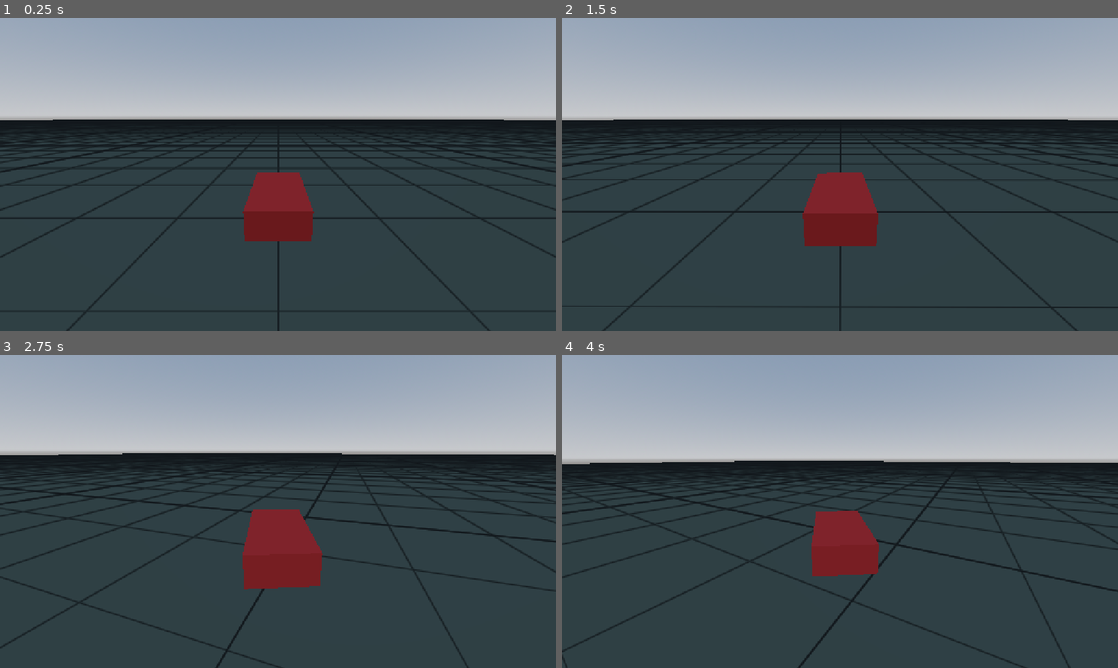
Above: before the commit, frames 1-4 (two rows, left to right).
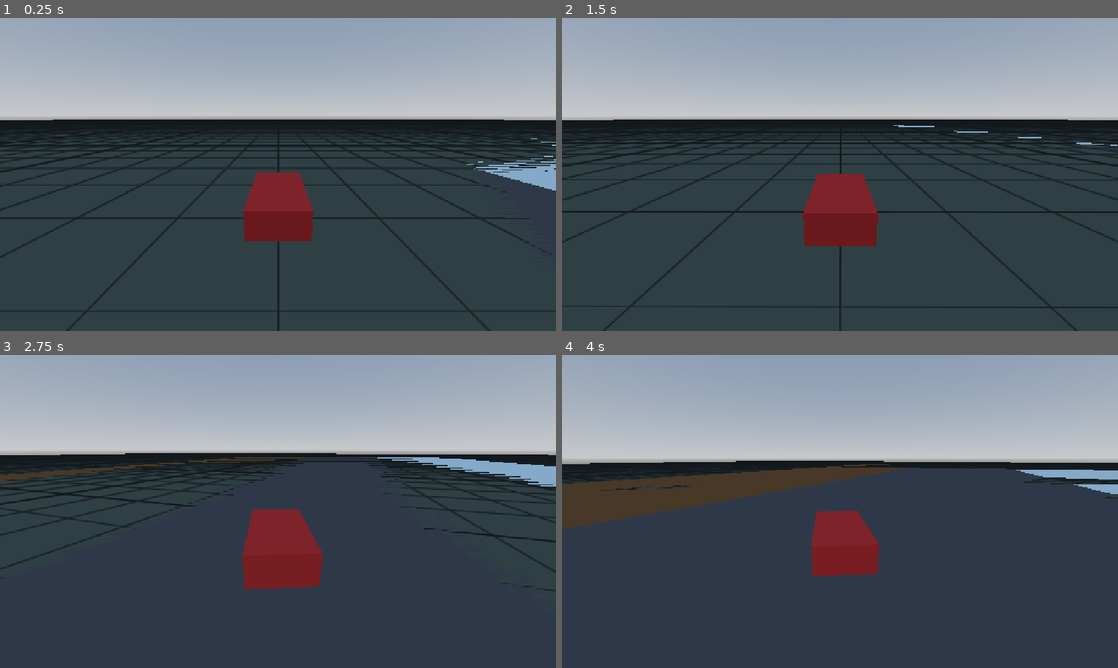
Above: after the commit, the same moments.

Repository: artemiiShabanov/RallyRivals
Game: Godot game, scene res://prototypes/drive_test/drive_test.tscn
Two runs of this game, one before a commit and one after it. Both use one fixed random seed, a clock stepped at 60 frames per second and the inputs below. The project has no main scene, so this scene is started directly.
Inputs:
- Up to frame 1 (0.25 s): no input
- Up to frame 2 (1.5 s): hold D (steer_right) 0.53-1.28 s; hold S (brake_reverse) from 1.28 s (still down)
- Up to frame 3 (2.75 s): release S (brake_reverse) at 2.03 s; hold D (steer_right) from 2.03 s (still down)
- Up to frame 4 (4 s): release D (steer_right) at 2.78 s; hold W (accelerate) 2.78-3.53 s; hold A (steer_left) from 3.53 s (still down)

The runs differ from the first frame. In frame 1, 0.8% of the frame differs, in the area x 10-100%, y 36-77%; in frame 2, 0.1%; in frame 3, 3.9%; in frame 4, 9.6%, in the area x 0-100%, y 33-100%.

Commit message:
Surface-relative wheel grip (code-vehicle-surface-grip)
Each wheel now sources its grip from the SurfaceType of the body it's
touching (node metadata "surface"), falling back to base_grip on
untagged ground. Front grip is floored (front_grip_floor) so the nose
stays turnable on any surface; rear grip scales fully with the surface
so low-grip surfaces (ice, dirt) drift instead of plow. Rear floor is
now a fraction of surface grip (min_rear_grip_ratio) rather than an
absolute value, so it scales down correctly on slippery surfaces.

drive_test: adds ice / asphalt / dirt lanes (coloured by SurfaceType)
to drive across and feel the transitions.

Co-Authored-By: Claude Opus 4.8 <noreply@anthropic.com>

Diff:
--- a/rallyrivals/prototypes/drive_test/drive_test.tscn
+++ b/rallyrivals/prototypes/drive_test/drive_test.tscn
@@ -1,8 +1,11 @@
-[gd_scene load_steps=11 format=3]
+[gd_scene load_steps=18 format=3 uid="uid://cy528ydgpamb0"]
 
 [ext_resource type="PackedScene" path="res://scenes/vehicle/car.tscn" id="1_car"]
-[ext_resource type="Script" path="res://prototypes/physics_vehiclebody/chase_camera.gd" id="2_cam"]
-[ext_resource type="Shader" path="res://prototypes/physics_vehiclebody/grid.gdshader" id="3_grid"]
+[ext_resource type="Script" uid="uid://b7x01ml5uq1kq" path="res://prototypes/physics_vehiclebody/chase_camera.gd" id="2_cam"]
+[ext_resource type="Shader" uid="uid://dkpx5mplr1om8" path="res://prototypes/physics_vehiclebody/grid.gdshader" id="3_grid"]
+[ext_resource type="Resource" path="res://assets/surfaces/asphalt.tres" id="4_asphalt"]
+[ext_resource type="Resource" path="res://assets/surfaces/ice.tres" id="5_ice"]
+[ext_resource type="Resource" path="res://assets/surfaces/dirt.tres" id="6_dirt"]
 
 [sub_resource type="ProceduralSkyMaterial" id="SkyMat"]
 
@@ -23,12 +26,28 @@
 size = Vector2(400, 400)
 
 [sub_resource type="ShaderMaterial" id="GroundMat"]
+render_priority = 0
 shader = ExtResource("3_grid")
 shader_parameter/base_color = Color(0.3, 0.34, 0.3, 1)
 shader_parameter/line_color = Color(0.12, 0.14, 0.12, 1)
 shader_parameter/major_color = Color(0.06, 0.07, 0.06, 1)
 shader_parameter/cell_size = 4.0
 shader_parameter/major_every = 5.0
+
+[sub_resource type="BoxShape3D" id="LaneShape"]
+size = Vector3(30, 0.4, 200)
+
+[sub_resource type="BoxMesh" id="LaneMesh"]
+size = Vector3(30, 0.4, 200)
+
+[sub_resource type="StandardMaterial3D" id="MatIce"]
+albedo_color = Color(0.78, 0.88, 0.95, 1)
+
+[sub_resource type="StandardMaterial3D" id="MatAsphalt"]
+albedo_color = Color(0.3, 0.3, 0.32, 1)
+
+[sub_resource type="StandardMaterial3D" id="MatDirt"]
+albedo_color = Color(0.45, 0.3, 0.16, 1)
 
 [node name="DriveTest" type="Node3D"]
 
@@ -51,6 +70,39 @@
 mesh = SubResource("GroundMesh")
 surface_material_override/0 = SubResource("GroundMat")
 
+[node name="LaneIce" type="StaticBody3D" parent="."]
+transform = Transform3D(1, 0, 0, 0, 1, 0, 0, 0, 1, -30, -0.2, 0)
+metadata/surface = ExtResource("5_ice")
+
+[node name="CollisionShape3D" type="CollisionShape3D" parent="LaneIce"]
+shape = SubResource("LaneShape")
+
+[node name="Mesh" type="MeshInstance3D" parent="LaneIce"]
+mesh = SubResource("LaneMesh")
+surface_material_override/0 = SubResource("MatIce")
+
+[node name="LaneAsphalt" type="StaticBody3D" parent="."]
+transform = Transform3D(1, 0, 0, 0, 1, 0, 0, 0, 1, 0, -0.2, 0)
+metadata/surface = ExtResource("4_asphalt")
+
+[node name="CollisionShape3D" type="CollisionShape3D" parent="LaneAsphalt"]
+shape = SubResource("LaneShape")
+
+[node name="Mesh" type="MeshInstance3D" parent="LaneAsphalt"]
+mesh = SubResource("LaneMesh")
+surface_material_override/0 = SubResource("MatAsphalt")
+
+[node name="LaneDirt" type="StaticBody3D" parent="."]
+transform = Transform3D(1, 0, 0, 0, 1, 0, 0, 0, 1, 30, -0.2, 0)
+metadata/surface = ExtResource("6_dirt")
+
+[node name="CollisionShape3D" type="CollisionShape3D" parent="LaneDirt"]
+shape = SubResource("LaneShape")
+
+[node name="Mesh" type="MeshInstance3D" parent="LaneDirt"]
+mesh = SubResource("LaneMesh")
+surface_material_override/0 = SubResource("MatDirt")
+
 [node name="Car" parent="." instance=ExtResource("1_car")]
 transform = Transform3D(1, 0, 0, 0, 1, 0, 0, 0, 1, 0, 1, 0)
 
--- a/rallyrivals/scripts/vehicle/vehicle_controller.gd
+++ b/rallyrivals/scripts/vehicle/vehicle_controller.gd
@@ -22,12 +22,18 @@
 @export var steer_speed := 4.0          ## how fast steering eases toward the target (lower = softer)
 
 @export_group("Grip")
-@export var base_grip := 10.5           ## front-wheel friction_slip baseline; retuned by balance-handling-feel
-@export var rear_grip_ratio := 0.7      ## rear grip vs front (<1 = tail slides = drift-prone, not plow)
+@export var base_grip := 10.5           ## fallback friction_slip when a wheel touches untagged ground (no SurfaceType)
+@export var front_grip_floor := 5.0     ## front never grips LESS than this — arcade cheat so the nose stays turnable even on ice (drift, not plow)
+@export var rear_grip_ratio := 0.7      ## rear grip vs surface (<1 = tail slides = drift-prone, not plow)
 @export var handbrake_rear_ratio := 0.2 ## rear grip while handbraking (instant drift)
-@export var grip_falloff_start := 8.0   ## speed (m/s) where grip begins dropping
-@export var grip_falloff_range := 12.0  ## m/s over which grip fades toward high_speed_grip
-@export var high_speed_grip := 0.45     ## grip fraction once fully faded (lower = slides more at speed)
+@export var grip_falloff_start := 8.0    ## speed (m/s) where grip begins dropping
+@export var grip_falloff_range := 12.0   ## m/s over which grip fades to the high-speed floor
+@export var front_high_speed_grip := 0.8 ## front grip fraction at speed (stays grippy -> nose turns in)
+@export var rear_high_speed_grip := 0.35 ## rear grip fraction at speed (lets go -> tail slides = oversteer)
+@export var min_rear_grip_ratio := 0.3   ## rear floor as a FRACTION of the wheel's surface grip (relative, so it scales down on ice too)
+
+@export_group("Anti-spin")
+@export var max_yaw_rate := 2.0          ## rad/s — HARD cap on rotation speed; the car slides sideways instead of spinning to 180
 
 var _spawn_transform: Transform3D
 var _wheels: Array[VehicleWheel3D] = []
@@ -53,6 +59,7 @@
 
 	# Grip layer: front stays grippy, rear grips less (drift), and much less on handbrake.
 	_apply_grip(Input.is_action_pressed("handbrake"))
+	_clamp_yaw()
 
 	# Ease steering toward the target so input isn't twitchy.
 	steering = move_toward(steering, max_steer * steer_input, steer_speed * delta)
@@ -60,20 +67,47 @@
 	if Input.is_action_just_pressed("reset_car"):
 		reset()
 
-## Per-wheel grip. Front wheels keep base_grip (point the nose); rear wheels grip less so the
-## tail rotates, and much less while handbraking (instant drift). base_grip is the seam that
-## code-vehicle-surface-grip (per-wheel surface) and code-vehicle-stats (grip stat) refine later.
+## Per-wheel, SURFACE-RELATIVE grip. Each wheel reads the grip of whatever surface it's touching
+## (SurfaceType on the contact body; base_grip when untagged). The front is kept turnable via a
+## floor so the nose always points in; the rear scales fully with the surface so low-grip surfaces
+## make the tail slide (drift) instead of the whole car plowing. code-vehicle-stats scales grip
+## by the grip stat on top of this later.
 func _apply_grip(handbraking: bool) -> void:
-	# Grip fades with speed so fast corners break traction (arcade slide) while slow corners stay
-	# precise. Applied on top of the front/rear split, so the looser rear lets go first.
+	# Grip fades with speed, but MORE at the rear than the front: the front keeps biting (nose
+	# turns in) while the rear lets go (tail rotates) -> fast corners oversteer/drift instead of
+	# plowing. Slow corners stay grippy.
 	var speed := linear_velocity.length()
 	var t := clampf((speed - grip_falloff_start) / grip_falloff_range, 0.0, 1.0)
-	var speed_mult := lerpf(1.0, high_speed_grip, t)
 	for w in _wheels:
-		var g := base_grip
-		if not w.use_as_steering:  # rear wheels
-			g *= handbrake_rear_ratio if handbraking else rear_grip_ratio
-		w.wheel_friction_slip = g * speed_mult
+		var g := _surface_grip(w)  # grip of the surface under THIS wheel
+		if w.use_as_steering:  # front — floor keeps it turnable on any surface (arcade cheat)
+			var front := maxf(g, front_grip_floor)
+			w.wheel_friction_slip = front * lerpf(1.0, front_high_speed_grip, t)
+		else:  # rear — scales with the surface, so slippery surfaces drift
+			var rear := g * (handbrake_rear_ratio if handbraking else rear_grip_ratio)
+			w.wheel_friction_slip = maxf(rear * lerpf(1.0, rear_high_speed_grip, t), g * min_rear_grip_ratio)
+
+## Grip of the surface a wheel is touching. The contact body carries its SurfaceType as node
+## metadata ("surface"); the track generator / test scene tags each surface body. Airborne or
+## untagged ground falls back to base_grip.
+func _surface_grip(w: VehicleWheel3D) -> float:
+	if w.is_in_contact():
+		var body := w.get_contact_body()
+		if body != null and body.has_meta("surface"):
+			var s: SurfaceType = body.get_meta("surface")
+			if s != null:
+				return s.grip
+	return base_grip
+
+## Hard-cap the yaw rate: the car can never rotate faster than max_yaw_rate, so when the rear
+## breaks loose it slides sideways at a held angle instead of whipping around to 180. Turns below
+## the cap are untouched. (A direct cap beats a counter-torque, which the grippy steered front
+## just overpowers.)
+func _clamp_yaw() -> void:
+	var up := global_transform.basis.y
+	var yaw_rate := angular_velocity.dot(up)
+	if absf(yaw_rate) > max_yaw_rate:
+		angular_velocity -= up * (yaw_rate - signf(yaw_rate) * max_yaw_rate)
 
 ## Speed along the car's forward (+Z) axis in m/s. Negative when reversing.
 func get_forward_speed() -> float:
Not shown, added: .DS_Store
Not shown, changed: STATUS.md
Not shown, changed: tasks.yaml
